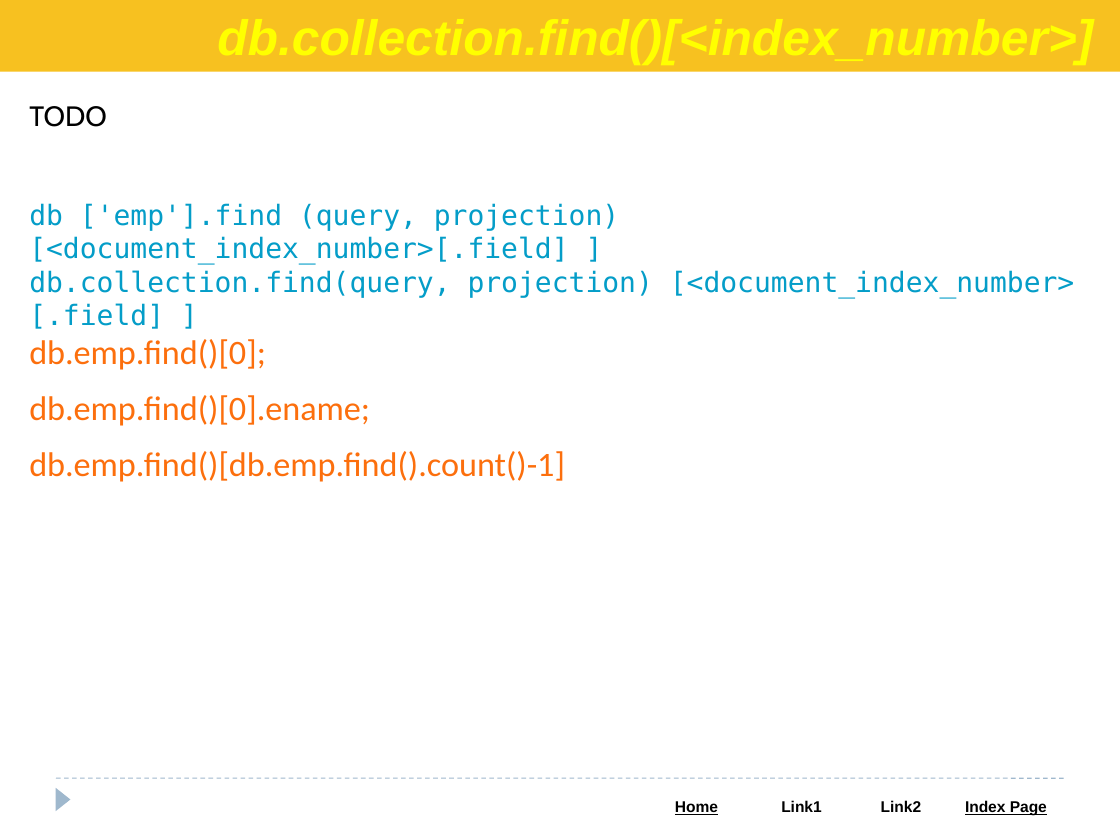
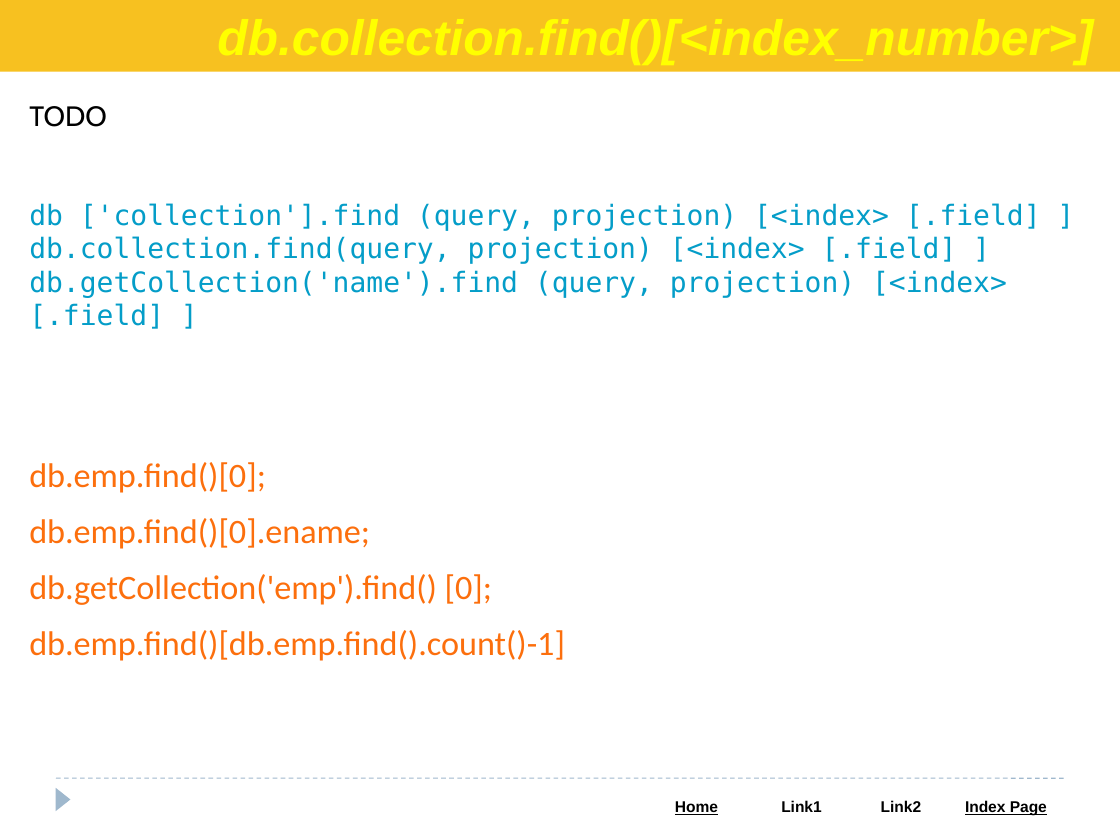
Before and after one commit to Saleel-Bagde/PPT-s, a slide deck: slide 27 of MongoDB.pptx (slide 25 before the commit). Drawn at 1120x840 pixels with LibreOffice and Linux fonts; fonts in the diff are those of the drawing. Boxes give left, top, right and bottom in pixels: in the first picture for what was removed or moved away, otherwise in the second. Text is boxed around its words. In the diff, an @@ line names an element or a change of style, - is before the commit and + after.

```diff
--- a/MongoDB.pptx
+++ b/MongoDB.pptx
@@ text at [29,203,1041,298]: text changed @@
-db ['emp'].find (query, projection)[<document_index_number>[.field] ]
-db.collection.find(query, projection) [<document_index_number> [.field] ]
+db ['collection'].find (query, projection) [<index> [.field] ]
+db.collection.find(query, projection) [<index> [.field] ]
+db.getCollection('name').find (query, projection) [<index> [.field] ]
@@ text "db.emp.find()[0];": place and size @@
-text "db.emp.find()[0];" at [29,339,565,482]
+text "db.emp.find()[0];" at [29,462,565,661]
@@ text at [29,574,492,605]: paragraph added @@
+db.getCollection('emp').find() [0];
```
Also in this commit, not shown: 4 other slides changed, 2 slides added.
